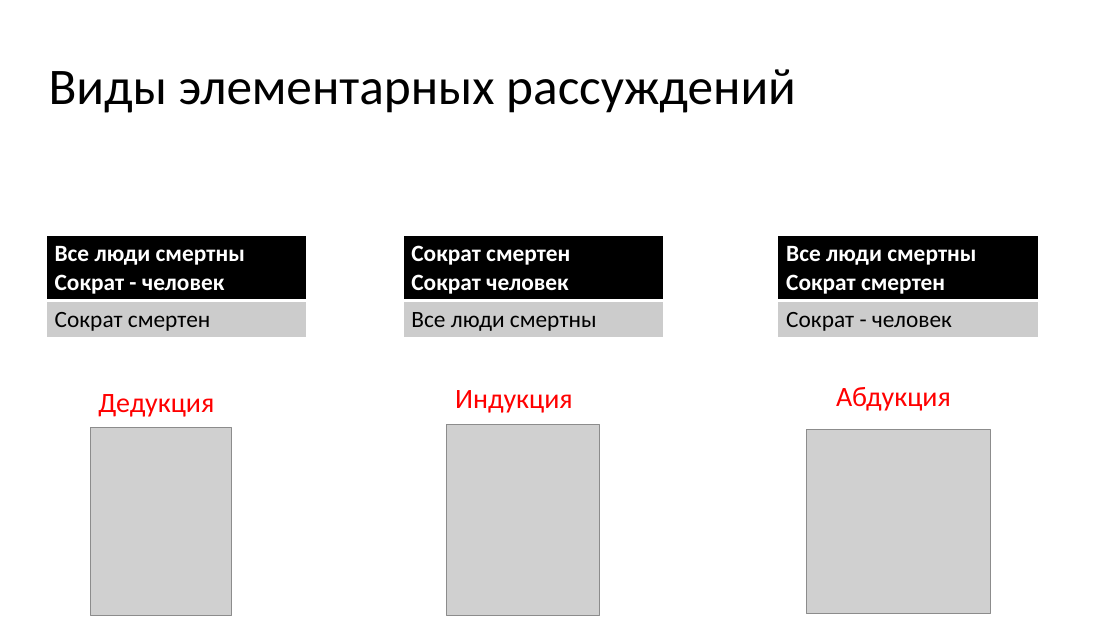
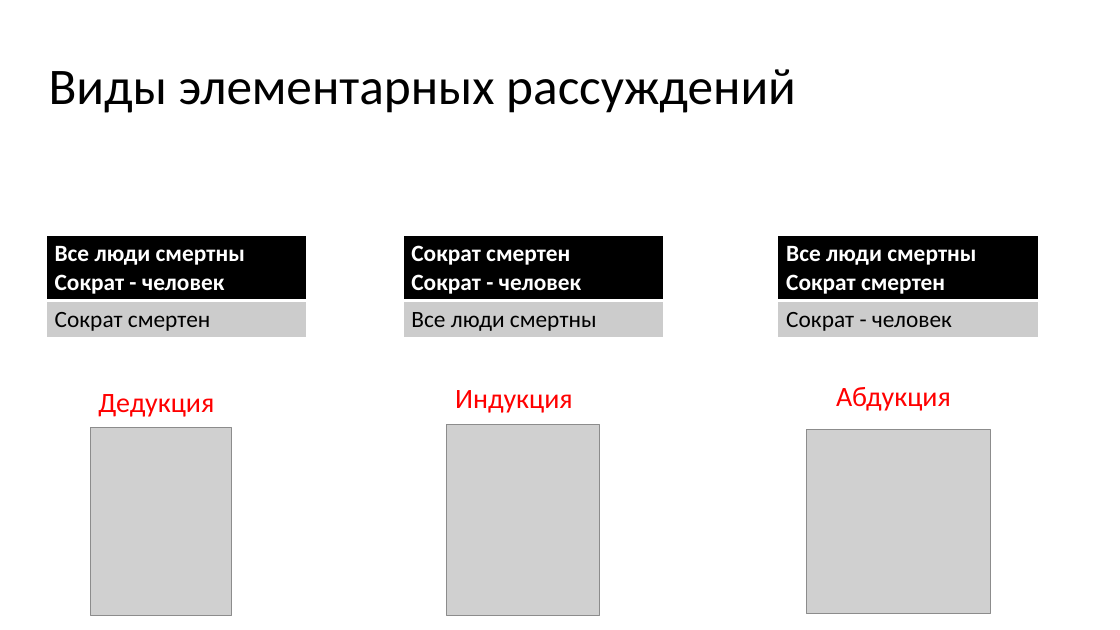
Before and after one commit to sirius-2023-spbu/materials, a slide deck: slide 6 of lectures/Лекция1.pptx. Drawn at 1120x630 pixels with LibreOffice and Linux fonts; fonts in the diff are those of the drawing; grey boxes stand for pictures. Boxes give left, top, right and bottom in pixels: in the first picture for what was removed or moved away, otherwise in the second. Text is boxed around its words. In the diff, an @@ line names an element or a change of style, - is before the commit and + after.

```diff
--- a/lectures/Лекция1.pptx
+++ b/lectures/Лекция1.pptx
@@ table at box(403, 235, 664, 336) @@
-row 1, column 1: Сократ смертен / Сократ человек
+row 1, column 1: Сократ смертен / Сократ - человек
```
Also in this commit, not shown: 5 other slides changed.
